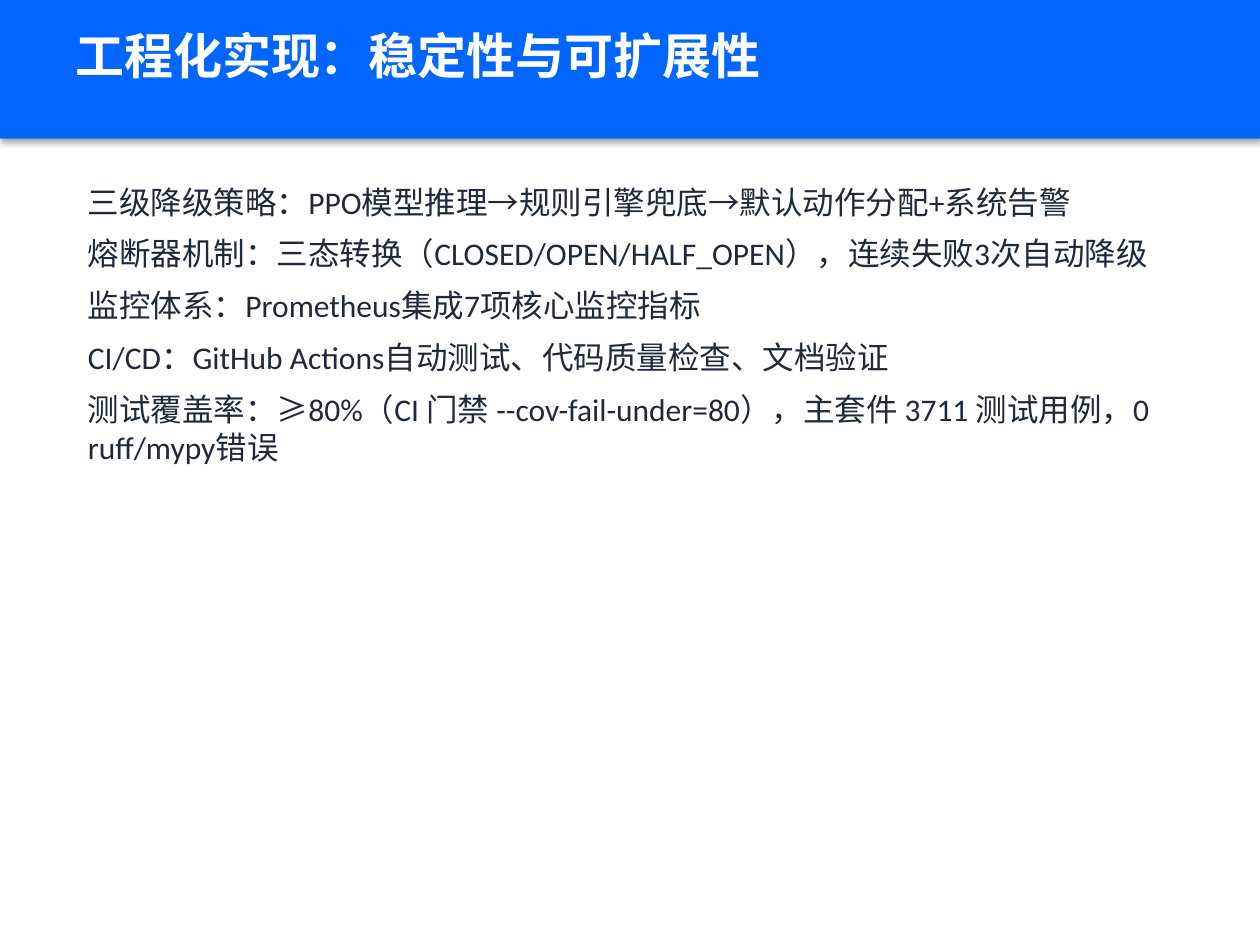
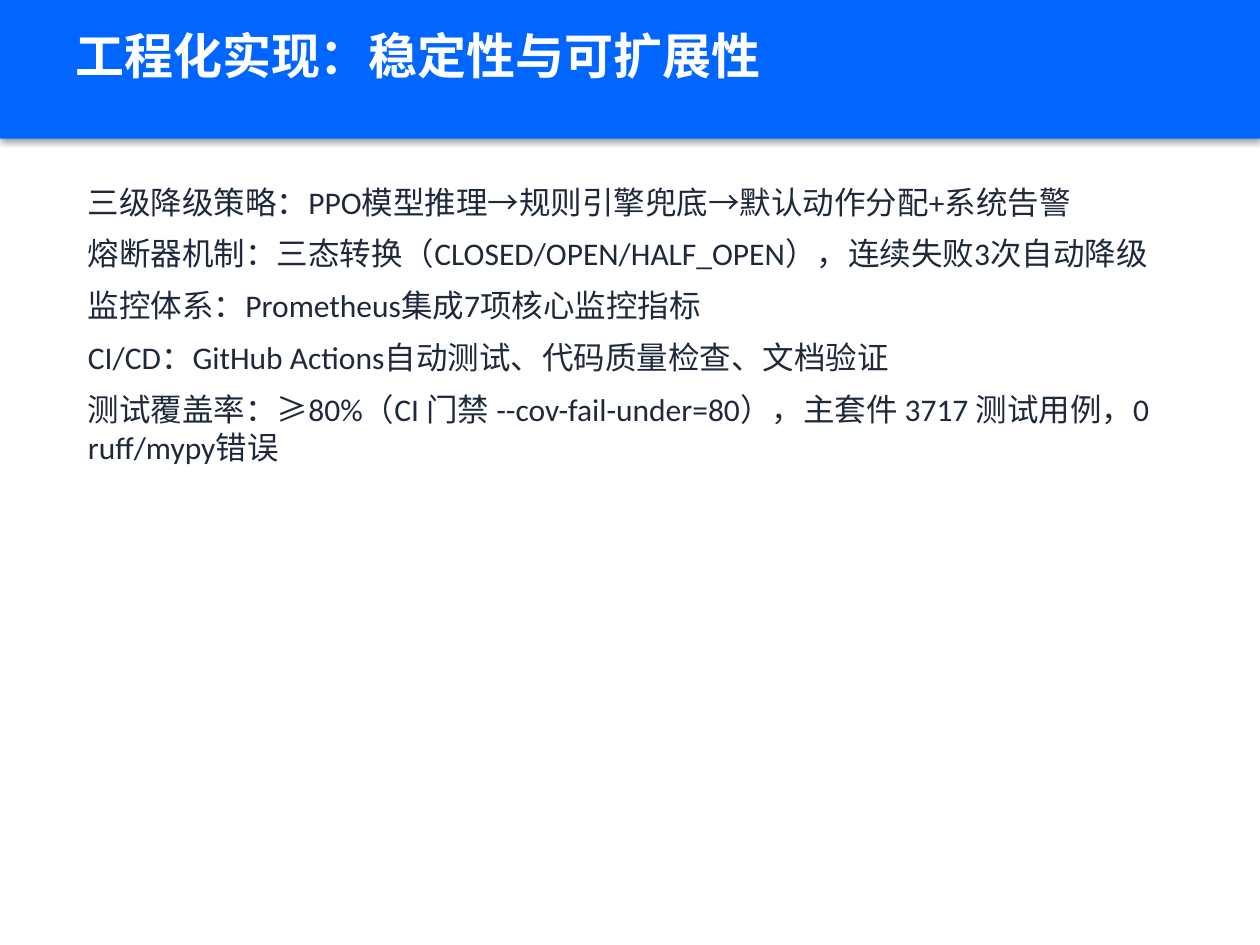
Before and after one commit to xiabai2008/quantum-rl-scheduler, a slide deck: slide 15 of deliverable_models/答辩PPT.pptx. Drawn at 1260x945 pixels with LibreOffice and Linux fonts; fonts in the diff are those of the drawing. Boxes give left, top, right and bottom in pixels: in the first picture for what was removed or moved away, otherwise in the second. Text is boxed around its words. In the diff, an @@ line names an element or a change of style, - is before the commit and + after.

```diff
--- a/deliverable_models/答辩PPT.pptx
+++ b/deliverable_models/答辩PPT.pptx
@@ text at (x1=88, y1=394, x2=1149, y2=464): text changed @@
-测试覆盖率：≥80%（CI 门禁 --cov-fail-under=80），主套件 3711 测试用例，0 ruff/mypy错误
+测试覆盖率：≥80%（CI 门禁 --cov-fail-under=80），主套件 3717 测试用例，0 ruff/mypy错误
```
Also in this commit, not shown: 15 other files.
